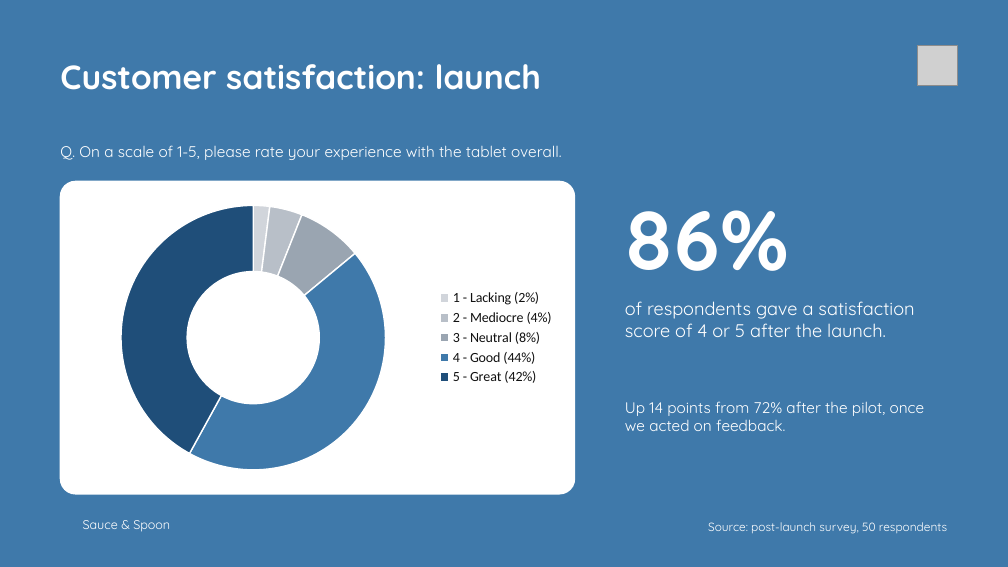
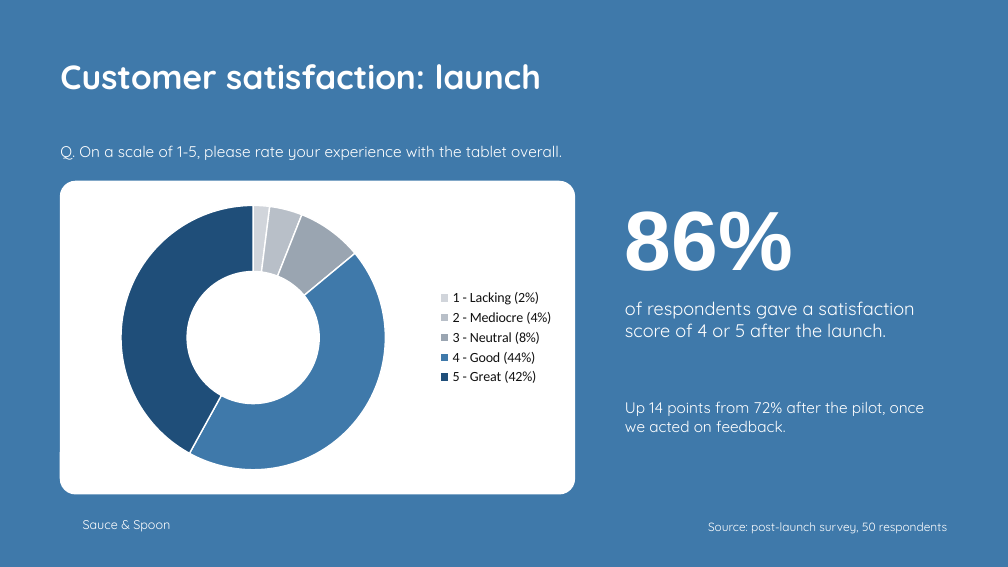
Before and after one commit to Daninja111/sauce-and-spoon-tablet-rollout, a slide deck: slide 4 of 5_Impact-Report.pptx. Drawn at 1008x567 pixels with LibreOffice and Linux fonts; fonts in the diff are those of the drawing; grey boxes stand for pictures; background and template pictures are left out. Boxes give left, top, right and bottom in pixels: in the first picture for what was removed or moved away, otherwise in the second. Text is boxed around its words. In the diff, an @@ line names an element or a change of style, - is before the commit and + after.

```diff
--- a/5_Impact-Report.pptx
+++ b/5_Impact-Report.pptx
@@ picture removed at bbox=[917, 45, 958, 86] @@
@@ doughnut chart at bbox=[71, 192, 564, 484] @@
@@ data labels of Series 1 changed @@
@@ hole size changed @@
@@ text "86%" at bbox=[625, 211, 793, 271]: font Quicksand to Arial @@
```
Also in this commit, not shown: 6 other slides changed, 1 slide added, 1 slide removed, 7 other files.
